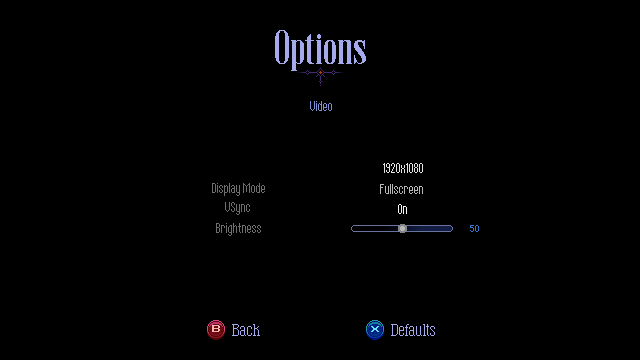
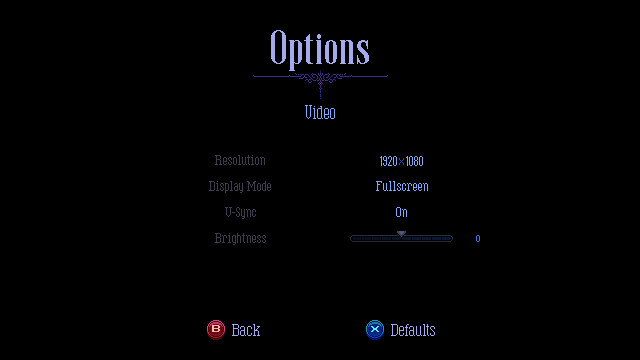
Two versions of the same layered image (w=640, h=360). Layer-by-layer changes:
painted on "header" over <box>253,30,388,99</box>
painted on "resolution_value_1920x1080" over <box>380,156,423,173</box>
painted on "resolution_text_0" over <box>215,155,265,165</box>
"displayMode_values": opacity 80% → 100% over <box>376,181,428,194</box>
painted on "displayMode_value_fullscreen" over <box>376,181,428,194</box>
painted on "displayMode_text_0" over <box>209,181,271,196</box>
painted on "vSync_value_1" over <box>396,204,407,217</box>
painted on "vSync_text_0" over <box>225,202,256,219</box>
painted on "brightness_value" (1st of 2, in "brightness") over <box>470,225,479,232</box>
added group "brightness_value" (2nd of 2, in "brightness") with 11 layers in group "brightness" over <box>476,235,480,242</box>
added layer "brightness_value_0" in group "brightness_value" over <box>476,235,480,242</box>
painted on "brightness_h_0" over <box>397,224,407,238</box>
"brightness_body_0": opacity 100% → 50%, painted on it over <box>350,225,453,242</box>
painted on "brightness_text_0" over <box>215,223,266,245</box>
renamed "audio_window-main" to "video_window-main", painted on it over <box>305,101,335,119</box>
painted on "back_xbox_0" over <box>237,326,260,331</box>
